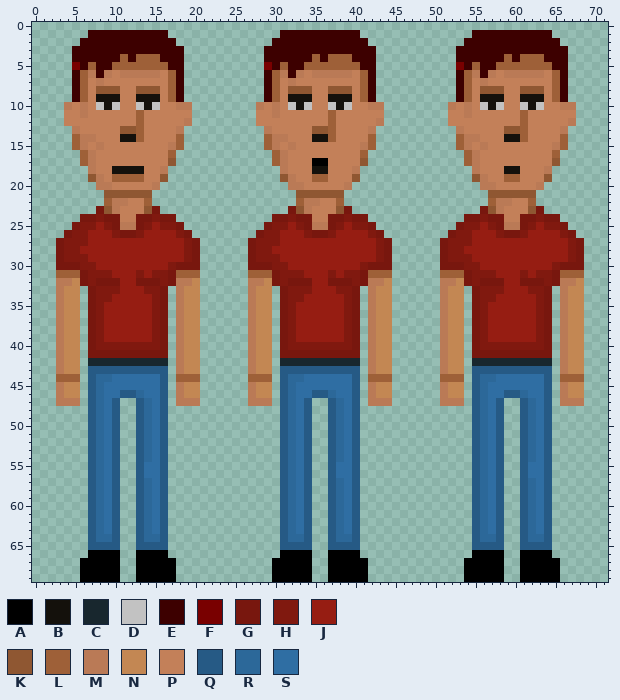
Two states of a sprite sheet, game/characters/worker/png/worker_talk_down.png. Above, as it was before the edit.
The file is 72x70 pixels.
Palette (. is transparent): A #000000  B #14110c  C #18272e  D #c2c2c2  E #3d0000  F #790000  G #78170e  H #80190f  J #961d12  K #8f5732  L #9e6038  M #ba7a56  N #c38753  P #c38059  Q #265a85  R #2c6899  S #2f6ea3
Once edited:
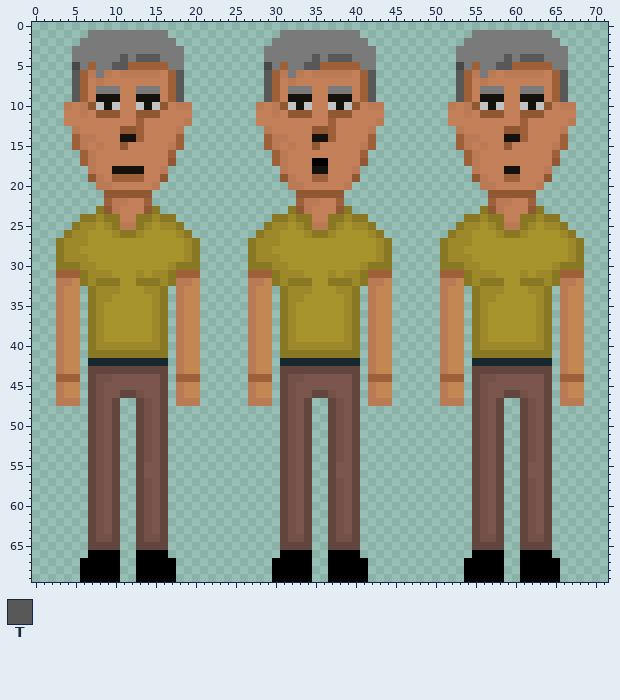
Colours new in this view: T #585858
The commit says: fix: Added animations for the worker character
Difference:
colour E: #3d0000 -> #7a7a7a
colour F: #790000 -> #494949
colour G: #78170e -> #887723
colour H: #80190f -> #9d8929
colour J: #961d12 -> #a7942c
colour Q: #265a85 -> #63453f
colour R: #2c6899 -> #735149
colour S: #2f6ea3 -> #7a564e
y 4: x 11 L -> T; x 13..15 LLL -> TTT; x 35 L -> T; x 37..39 LLL -> TTT; x 59 L -> T; x 61..63 LLL -> TTT
y 5: x 10..11 LL -> TT; x 34..35 LL -> TT; x 58..59 LL -> TT
y 6..7: x 5 E -> T; x 18 E -> T; x 29 E -> T; x 42 E -> T; x 53 E -> T; x 66 E -> T
y 8: x 5 E -> T; x 8..10 KKK -> EEE; x 13..15 KKK -> EEE; x 18 E -> T; x 29 E -> T; x 32..34 KKK -> EEE; x 37..39 KKK -> EEE; x 42 E -> T; x 53 E -> T; x 56..58 KKK -> EEE; x 61..63 KKK -> EEE; x 66 E -> T
y 9: x 5 E -> T; x 18 E -> T; x 29 E -> T; x 42 E -> T; x 53 E -> T; x 66 E -> T
y 10: x 7 P -> K; x 16 P -> K; x 31 P -> K; x 40 P -> K; x 55 P -> K; x 64 P -> K
y 11: x 8..10 PPP -> KKK; x 13..15 LPP -> KKK; x 32..34 PPP -> KKK; x 37..39 LPP -> KKK; x 56..58 PPP -> KKK; x 61..63 LPP -> KKK
y 15: x 11 P -> K; x 35 P -> K; x 59 P -> K
